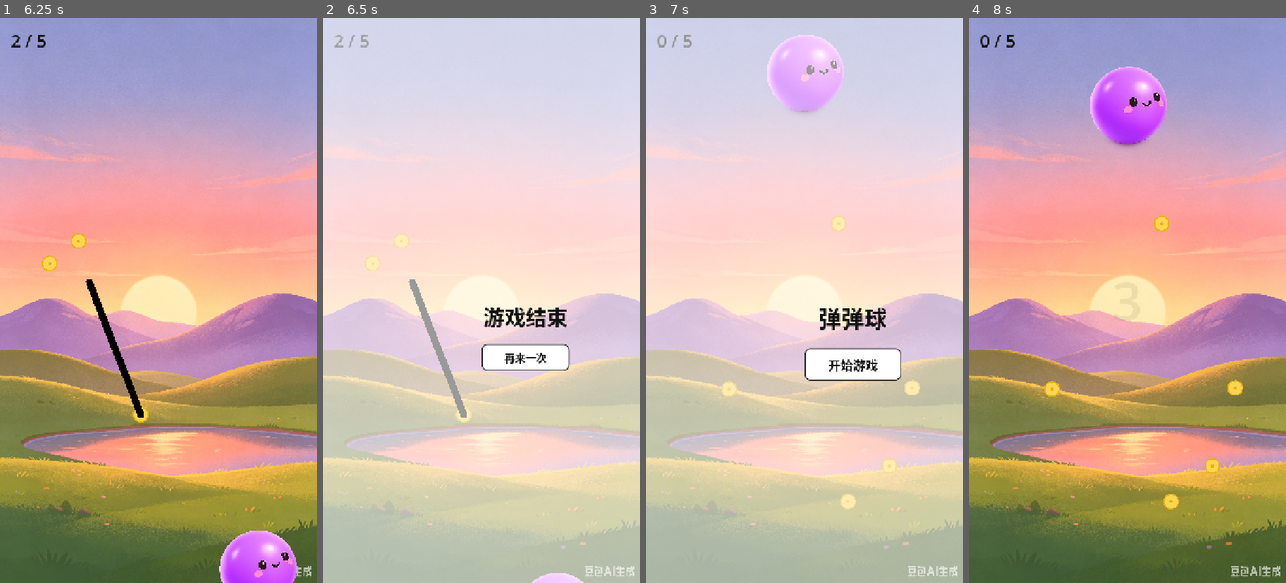
Above: before the commit, frames 1-4 (left to right).
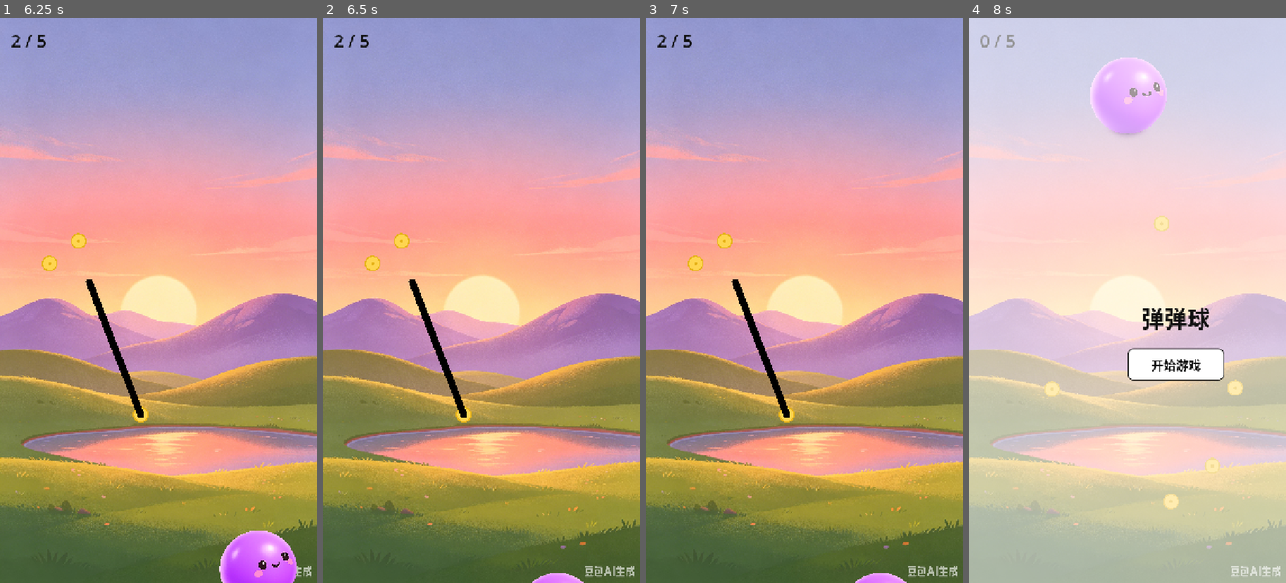
Above: after the commit, the same moments.

Repository: day-dreamer-11/bounce-line-
Game: Godot game, scene res://scenes/TrailDemo.tscn
Two runs of this game, one before a commit and one after it. Both use one fixed random seed, a clock stepped at 60 frames per second and the inputs below.
Inputs (mouse positions are in pixels of both pictures, inside the frame that each line leads up to):
- Up to frame 1 (6.25 s): click "开始游戏" at 0.5 s; tap Enter at 1.25, 2.75 s; move the mouse to (228, 272) at 1.27 s; click (228, 272) at 1.42 s; tap Space at 2, 3.5 s; drag from (95, 328) to (244, 413) at 2.02 s; move the mouse to (190, 176) at 2.77 s; click (190, 176) at 2.92 s; drag from (142, 413) to (50, 260) at 3.52 s; move the mouse to (253, 385) at 4.27 s; click (253, 385) at 4.42 s; drag from (63, 215) to (139, 413) at 5.02 s; move the mouse to (174, 300) at 5.77 s; click (174, 300) at 5.92 s
- Up to frame 2 (6.5 s): no input
- Up to frame 3 (7 s): click (848, 357) at 6.5 s, where only the run before the commit has a clickable "再来一次"
- Up to frame 4 (8 s): click "开始游戏" (after the commit: "再来一次") at 7.25 s

Frame 1 is identical in both runs. In frame 2, 100% of the frame differs, in the area x 0-100%, y 0-100%; in frame 3, 100%; in frame 4, 100%.

Commit message:
tweak: 0.7s delay before victory and game over screens
Co-Authored-By: Claude Opus 4.7 <noreply@anthropic.com>

Diff:
--- a/scripts/coin_container.gd
+++ b/scripts/coin_container.gd
@@ -71,7 +71,7 @@
 	_collected += 1
 	_label.text = "%d / %d" % [_collected, COIN_COUNT]
 	if _collected >= COIN_COUNT:
-		_show_victory()
+		get_tree().create_timer(0.7).timeout.connect(_show_victory)
 
 
 func _show_victory() -> void:
--- a/scripts/trail_system.gd
+++ b/scripts/trail_system.gd
@@ -215,7 +215,7 @@
 
 func _on_game_over() -> void:
 	get_tree().paused = true
-	_show_result("游戏结束")
+	get_tree().create_timer(0.7).timeout.connect(func(): _show_result("游戏结束"))
 
 
 func _show_result(text: String) -> void:
